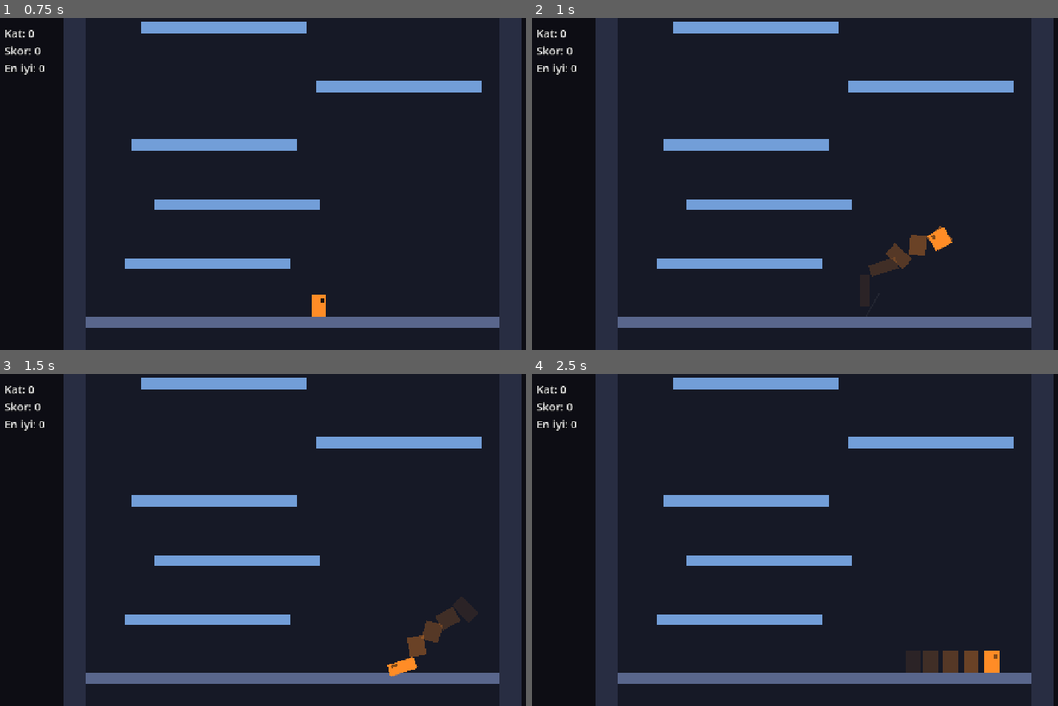
Above: before the commit, frames 1-4 (two rows, left to right).
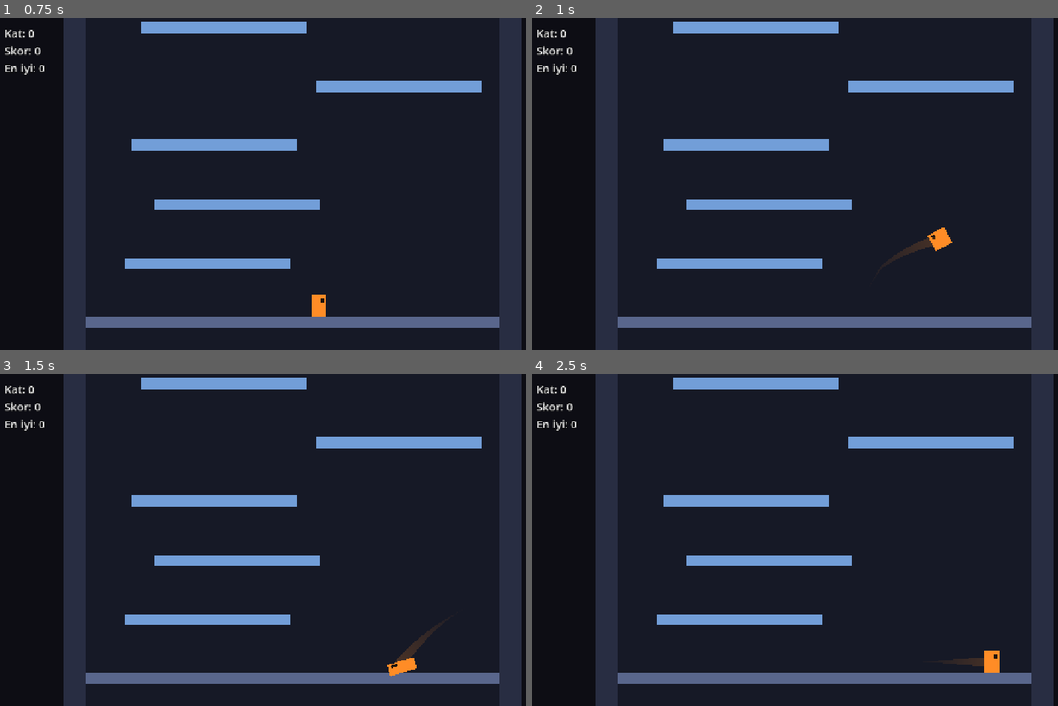
Above: after the commit, the same moments.

Repository: tahapek5454/Tower-Climb
Game: Godot game, scene res://scenes/main.tscn
The game is run twice, just before and just after one commit, with the same random seed, the same clock (stepped at 60 frames per second) and the same inputs.
Inputs (mouse positions are in pixels of both pictures, inside the frame that each line leads up to):
- Up to frame 1 (0.75 s): tap Enter at 0.5 s; move the mouse to (420, 167) at 0.52 s; hold Right (move_right) from 0.53 s (still down); hold Shift from 0.53 s (still down); click (420, 167) at 0.67 s
- Up to frame 2 (1 s): keep holding Right (move_right); keep holding Shift; tap Space (jump) at 0.77 s
- Up to frame 3 (1.5 s): release Right (move_right) at 1.25 s; release Shift at 1.25 s; drag from (173, 556) to (263, 606) at 1.27 s
- Up to frame 4 (2.5 s): move the mouse to (884, 466) at 2.02 s; hold Right (move_right) from 2.03 s (still down); tap Ctrl at 2.1 s

Frame 1 is identical in both runs. In frame 2, 0.6% of the frame differs, in the area x 63-80%, y 62-78%; in frame 3, 0.6%; in frame 4, 0.6%, in the area x 74-89%, y 83-90%.

Commit message:
feat: iz yumuşak şerit oldu, hız çizgileri silikleşti ve yumuşadı
Kutu kopyaları yerine incelen, solan, Chaikin ile yumuşatılmış tek Line2D şerit.
Yüksek Hz'de aynı noktanın tekrar eklenmesi hatası giderildi.

Co-Authored-By: Claude Opus 5.5 <noreply@anthropic.com>

Diff:
--- a/scripts/fx/afterimage_trail.gd
+++ /dev/null
@@ -1,72 +0,0 @@
-class_name AfterimageTrail
-extends Node2D
-## Hareket izi: hızlı hareket ederken gövdenin solan kopyalarını dünyada bırakır.
-## top_level: kopyalar oyuncuyla birlikte kaymaz, bırakıldıkları yerde kalır.
-## Kopyalar önceden oluşturulmuş bir havuzdan tekrar kullanılır.
-
-## Kopyalanan gövde (şekli, rengi ve o anki dünya dönüşümü alınır).
-var source: Polygon2D
-var player: Player
-
-var _ghosts: Array[Polygon2D] = []
-var _ages: PackedFloat32Array = []
-var _next: int = 0
-var _spawn_timer: float = 0.0
-
-
-func _ready() -> void:
-	top_level = true
-	global_transform = Transform2D.IDENTITY
-	var pool_size: int = ceili(Tuning.TRAIL_LIFETIME / Tuning.TRAIL_INTERVAL) + 2
-	for i in pool_size:
-		var ghost := source.duplicate() as Polygon2D
-		ghost.visible = false
-		add_child(ghost)
-		_ghosts.append(ghost)
-	_ages.resize(pool_size)
-
-
-func _process(delta: float) -> void:
-	_age_ghosts(delta)
-	if _should_emit():
-		_spawn_timer -= delta
-		if _spawn_timer <= 0.0:
-			_spawn()
-			_spawn_timer = Tuning.TRAIL_INTERVAL
-	else:
-		_spawn_timer = 0.0
-
-
-func active_count() -> int:
-	var count: int = 0
-	for ghost in _ghosts:
-		if ghost.visible:
-			count += 1
-	return count
-
-
-func _should_emit() -> bool:
-	# Oyun bitince oyuncu donar ama hızı kalır; iz bırakmasın.
-	return player.is_physics_processing() and player.velocity.length() >= Tuning.TRAIL_MIN_SPEED
-
-
-func _spawn() -> void:
-	var ghost: Polygon2D = _ghosts[_next]
-	ghost.global_transform = source.global_transform
-	ghost.modulate.a = Tuning.TRAIL_START_ALPHA
-	ghost.visible = true
-	_ages[_next] = 0.0
-	_next = (_next + 1) % _ghosts.size()
-
-
-func _age_ghosts(delta: float) -> void:
-	for i in _ghosts.size():
-		var ghost: Polygon2D = _ghosts[i]
-		if not ghost.visible:
-			continue
-		_ages[i] += delta
-		var t: float = _ages[i] / Tuning.TRAIL_LIFETIME
-		if t >= 1.0:
-			ghost.visible = false
-		else:
-			ghost.modulate.a = Tuning.TRAIL_START_ALPHA * (1.0 - t)
--- /dev/null
+++ b/scripts/fx/smooth_trail.gd
@@ -0,0 +1,88 @@
+class_name SmoothTrail
+extends Line2D
+## Hareket izi: hızlı hareket ederken gövde merkezinin geçtiği yoldan yumuşak, solan bir şerit.
+## Gövdeye yakın uç kalın ve hafif saydam, kuyruk incelip kaybolur. Köşeler Chaikin ile yumuşatılır.
+## top_level: noktalar dünyada kalır.
+
+## Şeridin rengi (saydamlık TRAIL_ALPHA'dan gelir).
+var trail_color: Color = Color.WHITE
+var player: Player
+
+## Ham noktalar (dünya koordinatı) ve eklendikleri an.
+var _raw: PackedVector2Array = []
+var _times: PackedFloat32Array = []
+var _clock: float = 0.0
+
+
+func _ready() -> void:
+	top_level = true
+	global_transform = Transform2D.IDENTITY
+	width = Tuning.TRAIL_WIDTH
+	joint_mode = Line2D.LINE_JOINT_ROUND
+	begin_cap_mode = Line2D.LINE_CAP_ROUND
+	end_cap_mode = Line2D.LINE_CAP_ROUND
+	antialiased = true
+
+	# Nokta 0 = en eski (kuyruk), son nokta = gövde.
+	var fade := Gradient.new()
+	fade.set_color(0, Color(trail_color, 0.0))
+	fade.set_color(1, Color(trail_color, Tuning.TRAIL_ALPHA))
+	gradient = fade
+	var taper := Curve.new()
+	taper.add_point(Vector2(0.0, 0.0))
+	taper.add_point(Vector2(1.0, 1.0))
+	width_curve = taper
+
+
+func _process(delta: float) -> void:
+	_clock += delta
+	var emitting: bool = _should_emit()
+	var head: Vector2 = _body_center()
+	if emitting:
+		_add_point(head)
+	_drop_old_points()
+	_render(head, emitting)
+
+
+func point_count() -> int:
+	return _raw.size()
+
+
+func _should_emit() -> bool:
+	# Oyun bitince oyuncu donar ama hızı kalır; iz bırakmasın.
+	return player.is_physics_processing() and player.velocity.length() >= Tuning.TRAIL_MIN_SPEED
+
+
+func _body_center() -> Vector2:
+	return player.global_position + Vector2(0.0, -Tuning.PLAYER_HEIGHT * 0.5)
+
+
+## Son sabit noktadan yeterince ilerlediyse yeni sabit nokta ekler.
+## (Görüntü fizikten sık güncellenince aynı nokta tekrar eklenmesin: üst üste noktalar yumuşatmayı bozar.)
+func _add_point(head: Vector2) -> void:
+	if not _raw.is_empty() and _raw[_raw.size() - 1].distance_to(head) < Tuning.TRAIL_POINT_SPACING:
+		return
+	_raw.append(head)
+	_times.append(_clock)
+
+
+## Sabit noktalar + (iz sürüyorsa) gövdeye bağlanan canlı uç, yumuşatılarak çizilir.
+func _render(head: Vector2, emitting: bool) -> void:
+	var line_points: PackedVector2Array = _raw.duplicate()
+	if emitting and not line_points.is_empty() and line_points[line_points.size() - 1].distance_to(head) > 0.5:
+		line_points.append(head)
+	if line_points.size() < 2:
+		points = PackedVector2Array()
+		return
+	# İki tur köşe kesme: koşudan zıplamaya geçişteki ani yön değişimi de yumuşak bir kıvrım olur.
+	points = Smoothing.chaikin(Smoothing.chaikin(line_points))
+
+
+func _drop_old_points() -> void:
+	var cutoff: float = _clock - Tuning.TRAIL_LIFETIME
+	var drop: int = 0
+	while drop < _times.size() and _times[drop] < cutoff:
+		drop += 1
+	if drop > 0:
+		_raw = _raw.slice(drop)
+		_times = _times.slice(drop)
--- /dev/null
+++ b/scripts/fx/smoothing.gd
@@ -0,0 +1,19 @@
+class_name Smoothing
+extends RefCounted
+## Çizgi yumuşatma yardımcıları. Saf mantık, test edilebilir.
+
+
+## Chaikin köşe kesme: her köşeyi iki noktaya bölerek yumuşatır; uç noktalar korunur.
+static func chaikin(points: PackedVector2Array) -> PackedVector2Array:
+	var count: int = points.size()
+	if count < 3:
+		return points
+	var result := PackedVector2Array()
+	result.append(points[0])
+	for i in count - 1:
+		var a: Vector2 = points[i]
+		var b: Vector2 = points[i + 1]
+		result.append(a.lerp(b, 0.25))
+		result.append(a.lerp(b, 0.75))
+	result.append(points[count - 1])
+	return result
--- a/scripts/fx/speed_lines.gd
+++ b/scripts/fx/speed_lines.gd
@@ -1,14 +1,14 @@
 class_name SpeedLines
 extends Node2D
-## Hız çizgileri: çok hızlıyken gövdenin arkasında, hareket yönünde ince solan çizgiler.
-## top_level: çizgiler dünyada sabit kalır; oyuncu uzaklaştıkça arkada "akıp giden" his verir.
+## Hız çizgileri: çok hızlıyken gövdenin arkasında, hareket yönünde ince, silik çizgiler.
+## Uçlar yuvarlak; kuyruk tarafı incelip kaybolur. top_level: çizgiler dünyada sabit kalır.
 ## Çizgiler önceden oluşturulmuş bir havuzdan tekrar kullanılır.
 
 const LINE_COLOR := Color(1.0, 1.0, 1.0)
 
 var player: Player
 
-var _lines: Array[Polygon2D] = []
+var _lines: Array[Line2D] = []
 var _ages: PackedFloat32Array = []
 var _next: int = 0
 var _spawn_timer: float = 0.0
@@ -19,10 +19,23 @@
 	top_level = true
 	global_transform = Transform2D.IDENTITY
 	_rng.randomize()
+	# Tüm çizgiler aynı solma/incelme kaynaklarını paylaşır. Nokta 0 = kuyruk, 1 = baş.
+	var fade := Gradient.new()
+	fade.set_color(0, Color(LINE_COLOR, 0.0))
+	fade.set_color(1, Color(LINE_COLOR, Tuning.SPEED_LINE_START_ALPHA))
+	var taper := Curve.new()
+	taper.add_point(Vector2(0.0, 0.0))
+	taper.add_point(Vector2(1.0, 1.0))
+
 	var pool_size: int = ceili(Tuning.SPEED_LINE_LIFETIME / Tuning.SPEED_LINE_INTERVAL) + 2
 	for i in pool_size:
-		var line := Polygon2D.new()
-		line.color = LINE_COLOR
+		var line := Line2D.new()
+		line.width = Tuning.SPEED_LINE_WIDTH
+		line.gradient = fade
+		line.width_curve = taper
+		line.begin_cap_mode = Line2D.LINE_CAP_ROUND
+		line.end_cap_mode = Line2D.LINE_CAP_ROUND
+		line.antialiased = true
 		line.visible = false
 		add_child(line)
 		_lines.append(line)
@@ -60,17 +73,11 @@
 	var length: float = _rng.randf_range(Tuning.SPEED_LINE_LENGTH_MIN, Tuning.SPEED_LINE_LENGTH_MAX)
 	var back: float = _rng.randf_range(Tuning.SPEED_LINE_BACK_MIN, Tuning.SPEED_LINE_BACK_MAX)
 	var offset: float = _rng.randf_range(-Tuning.SPEED_LINE_SPREAD, Tuning.SPEED_LINE_SPREAD)
+	var head: Vector2 = body_center - direction * back + side * offset
 
-	var line: Polygon2D = _lines[_next]
-	var half_width: float = Tuning.SPEED_LINE_WIDTH * 0.5
-	# Yerel x ekseni hareket yönü; çizgi orijinden geriye doğru uzanır.
-	line.polygon = PackedVector2Array([
-		Vector2(0.0, -half_width), Vector2(-length, -half_width),
-		Vector2(-length, half_width), Vector2(0.0, half_width),
-	])
-	line.global_position = body_center - direction * back + side * offset
-	line.global_rotation = direction.angle()
-	line.modulate.a = Tuning.SPEED_LINE_START_ALPHA
+	var line: Line2D = _lines[_next]
+	line.points = PackedVector2Array([head - direction * length, head])
+	line.modulate.a = 1.0
 	line.visible = true
 	_ages[_next] = 0.0
 	_next = (_next + 1) % _lines.size()
@@ -78,7 +85,7 @@
 
 func _age_lines(delta: float) -> void:
 	for i in _lines.size():
-		var line: Polygon2D = _lines[i]
+		var line: Line2D = _lines[i]
 		if not line.visible:
 			continue
 		_ages[i] += delta
@@ -86,4 +93,4 @@
 		if t >= 1.0:
 			line.visible = false
 		else:
-			line.modulate.a = Tuning.SPEED_LINE_START_ALPHA * (1.0 - t)
+			line.modulate.a = 1.0 - t
--- a/scripts/player/player_visual.gd
+++ b/scripts/player/player_visual.gd
@@ -67,9 +67,9 @@
 	_squash.add_child(_eye)
 
 	# İz ve çizgiler gövdeden önce eklenir: ağaç sırasıyla gövdenin arkasında çizilir.
-	var trail := AfterimageTrail.new()
+	var trail := SmoothTrail.new()
 	trail.name = "Trail"
-	trail.source = body
+	trail.trail_color = BODY_COLOR
 	trail.player = _player
 	add_child(trail)
 	move_child(trail, 0)
--- a/scripts/tuning.gd
+++ b/scripts/tuning.gd
@@ -125,27 +125,30 @@
 const SQUASH_LIMIT: float = 0.6
 
 # --- Juice: hareket izi (görsel) ---
-## Bu hızın (vektör uzunluğu) üstünde gövdenin solan kopyaları bırakılır.
+## Bu hızın (vektör uzunluğu) üstünde gövdenin arkasında yumuşak bir şerit bırakılır.
 const TRAIL_MIN_SPEED: float = 650.0
-## Kopyalar arası süre ve bir kopyanın ömrü (s).
-const TRAIL_INTERVAL: float = 0.035
-const TRAIL_LIFETIME: float = 0.25
-## Kopyanın ilk saydamlığı (0..1); ömrü boyunca 0'a iner.
-const TRAIL_START_ALPHA: float = 0.45
+## Şeridin bir noktasının ömrü (s) = kuyruğun uzunluğu.
+const TRAIL_LIFETIME: float = 0.22
+## Gövdeye yakın uçtaki kalınlık (px) ve saydamlık (0..1); kuyruğa doğru 0'a iner.
+const TRAIL_WIDTH: float = 20.0
+const TRAIL_ALPHA: float = 0.22
+## Noktalar arası en az mesafe (px); daha sık nokta eklenmez.
+const TRAIL_POINT_SPACING: float = 6.0
 
 # --- Juice: hız çizgileri (görsel) ---
 ## Bu hızın üstünde gövdenin arkasında hareket yönünde çizgiler çıkar.
 const SPEED_LINES_MIN_SPEED: float = 1100.0
-const SPEED_LINE_INTERVAL: float = 0.025
+const SPEED_LINE_INTERVAL: float = 0.05
 const SPEED_LINE_LIFETIME: float = 0.18
 const SPEED_LINE_LENGTH_MIN: float = 40.0
 const SPEED_LINE_LENGTH_MAX: float = 90.0
-const SPEED_LINE_WIDTH: float = 3.0
+## Baş taraftaki kalınlık; kuyruğa doğru incelir.
+const SPEED_LINE_WIDTH: float = 2.5
 ## Çizgilerin hareket yönüne dik dağılımı (± px) ve gövde merkezinin ne kadar arkasında çıktıkları.
 const SPEED_LINE_SPREAD: float = 28.0
 const SPEED_LINE_BACK_MIN: float = 20.0
 const SPEED_LINE_BACK_MAX: float = 60.0
-const SPEED_LINE_START_ALPHA: float = 0.7
+const SPEED_LINE_START_ALPHA: float = 0.3
 
 # --- Debug ---
 ## F4 yavaş çekimde oyun hızı (efektleri incelemek için).
--- /dev/null
+++ b/tests/test_smoothing.gd
@@ -0,0 +1,22 @@
+extends GutTest
+## Smoothing.chaikin testleri.
+
+
+func test_short_lines_unchanged() -> void:
+	var two := PackedVector2Array([Vector2.ZERO, Vector2(10, 0)])
+	assert_eq(Smoothing.chaikin(two), two)
+
+
+func test_endpoints_preserved() -> void:
+	var pts := PackedVector2Array([Vector2(0, 0), Vector2(10, 0), Vector2(10, 10)])
+	var out: PackedVector2Array = Smoothing.chaikin(pts)
+	assert_eq(out[0], pts[0])
+	assert_eq(out[out.size() - 1], pts[pts.size() - 1])
+
+
+func test_corner_is_cut() -> void:
+	var corner := Vector2(10, 0)
+	var pts := PackedVector2Array([Vector2(0, 0), corner, Vector2(10, 10)])
+	var out: PackedVector2Array = Smoothing.chaikin(pts)
+	assert_false(out.has(corner), "keskin köşe noktası kalmamalı")
+	assert_eq(out.size(), 2 * (pts.size() - 1) + 2)
Not shown, removed: scripts/fx/afterimage_trail.gd.uid
Not shown, added: scripts/fx/smooth_trail.gd.uid
Not shown, added: scripts/fx/smoothing.gd.uid
Not shown, added: tests/test_smoothing.gd.uid
Not shown, changed: docs/PROGRESS.md
